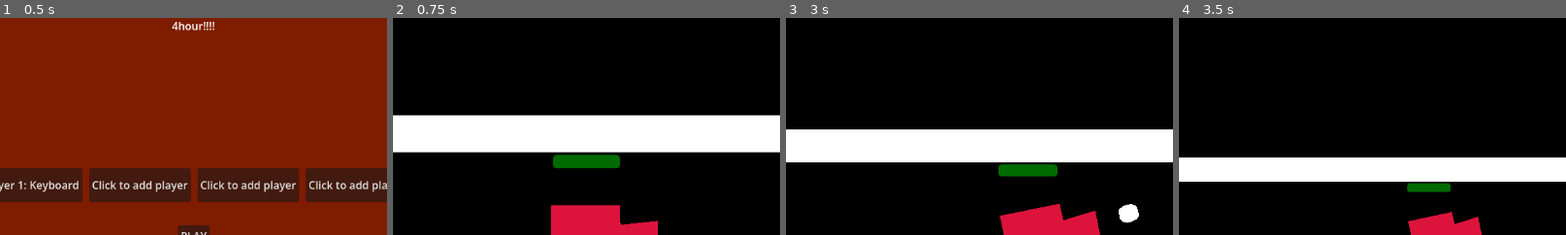
Above: before the commit, frames 1-4 (left to right).
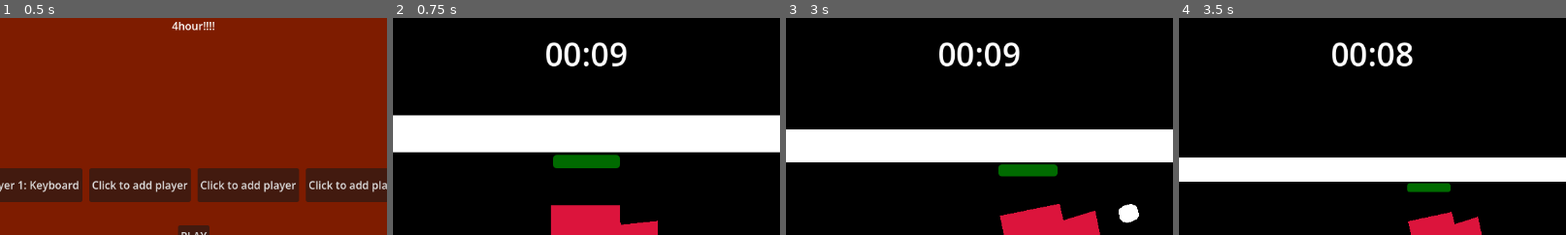
Above: after the commit, the same moments.

Repository: Henk-Studios/4hour
Game: Godot game, scene res://scenes/main.tscn
Same seed, same stepped clock (60 frames per second), same inputs: the game is played once before the commit and once after it.
Inputs (mouse positions are % of the whole screen's width and height, from its top left):
- Up to frame 1 (0.5 s): no input
- Up to frame 2 (0.75 s): click "PLAY" at 0.5 s
- Up to frame 3 (3 s): click "Main Menu" at 1.25 s; click "PLAY" at 2 s; tap Enter at 2.75 s; move the mouse to (72, 45) at 2.77 s; hold D from 2.78 s (still down); tap R at 2.85 s; click (72, 45) at 2.92 s
- Up to frame 4 (3.5 s): keep holding D; tap Space at 3.02 s
The pictures show only the part of the screen within x 25-75%, y 0-50%; the shares and areas given below are measured in that part.

Frame 1 is identical in both runs. In frame 2, 1.2% of the frame differs, in the area x 39-61%, y 11-23%; in frame 3, 1.2%; in frame 4, 1.2%.

Commit message:
added it

Diff:
--- a/4-hour/scenes/map.tscn
+++ b/4-hour/scenes/map.tscn
@@ -45,6 +45,20 @@
 mouse_filter = 2
 theme_override_constants/h_separation = 20
 theme_override_constants/v_separation = 20
+
+[node name="TimerLabel" type="Label" parent="UI" unique_id=82361284]
+anchors_preset = 5
+anchor_left = 0.5
+anchor_right = 0.5
+offset_left = -100.0
+offset_top = 20.0
+offset_right = 100.0
+offset_bottom = 80.0
+grow_horizontal = 2
+theme_override_font_sizes/font_size = 48
+horizontal_alignment = 1
+vertical_alignment = 1
+text = "03:00"
 
 [node name="GameOverPanel" type="PanelContainer" parent="UI" unique_id=214558426]
 visible = false
--- a/4-hour/scripts/bullet.gd
+++ b/4-hour/scripts/bullet.gd
@@ -26,7 +26,7 @@
 
 		# Check if collider is a Player
 		if collider is Player:
-			if self is EnemyBullet:
+			if self is EnemyBullet or Manager.pvp_enabled:
 				collider.take_damage(damage)
 			queue_free()
 		# Check if collider is an Enemy
--- a/4-hour/scripts/manager.gd
+++ b/4-hour/scripts/manager.gd
@@ -5,6 +5,7 @@
 @onready var audio: AudioManager
 @onready var utility: UtilityManager
 @onready var scene: SceneManager
+var pvp_enabled: bool = false
 
 
 func _ready():
--- a/4-hour/scripts/map.gd
+++ b/4-hour/scripts/map.gd
@@ -11,6 +11,8 @@
 var elapsed_time: float = 0.0
 var game_over: bool = false
 var game_over_ui: Control
+var match_time: float = 10.0
+var pvp_activated: bool = false
 
 func setup(params: Dictionary) -> void:
 	print("Map scene setup with params: ", params)
@@ -73,11 +75,25 @@
 				"color": player.COLORS[player.player_index % player.COLORS.size()]
 			})
 
+	Manager.pvp_enabled = false
 	Manager.scene.finish_loading()
 
 func _process(delta: float) -> void:
 	if not game_over:
 		elapsed_time += delta
+
+		if not pvp_activated:
+			match_time -= delta
+			var timer_label = $UI/TimerLabel
+			if is_instance_valid(timer_label):
+				if match_time <= 0:
+					match_time = 0
+					_activate_pvp()
+				else:
+					var minutes = int(match_time) / 60
+					var seconds = int(match_time) % 60
+					timer_label.text = "%02d:%02d" % [minutes, seconds]
+
 		_check_players_alive()
 
 	for item in camera_targets:
@@ -102,8 +118,11 @@
 			else:
 				stat["dead"] = true
 
-	if alive_count == 0 and active_player_stats.size() > 0:
-		_show_game_over()
+	if active_player_stats.size() > 0:
+		if pvp_activated and alive_count <= 1:
+			_show_game_over()
+		elif not pvp_activated and alive_count == 0:
+			_show_game_over()
 
 func _show_game_over() -> void:
 		game_over = true
@@ -133,3 +152,17 @@
 
 func _on_back_button_pressed() -> void:
 	Manager.scene.change_scene("res://scenes/main_menu.tscn")
+
+func _activate_pvp() -> void:
+	Manager.pvp_enabled = true
+	pvp_activated = true
+	var timer_label = $UI/TimerLabel
+	if is_instance_valid(timer_label):
+		timer_label.text = "PVP ENABLED"
+		timer_label.add_theme_color_override("font_color", Color.RED)
+
+	# Find and remove all enemies and spawners recursively
+	var all_nodes = get_tree().current_scene.find_children("*", "", true, false)
+	for node in all_nodes:
+		if node is Enemy or node is EnemySpawner or node is EnemyBullet:
+			node.queue_free()
--- a/4-hour/scripts/player_bullet.gd
+++ b/4-hour/scripts/player_bullet.gd
@@ -1,2 +1,7 @@
 extends BulletBase
 class_name PlayerBullet
+
+func _ready():
+	if Manager.pvp_enabled:
+		# include player collision
+		set_collision_mask_value(3, true)
